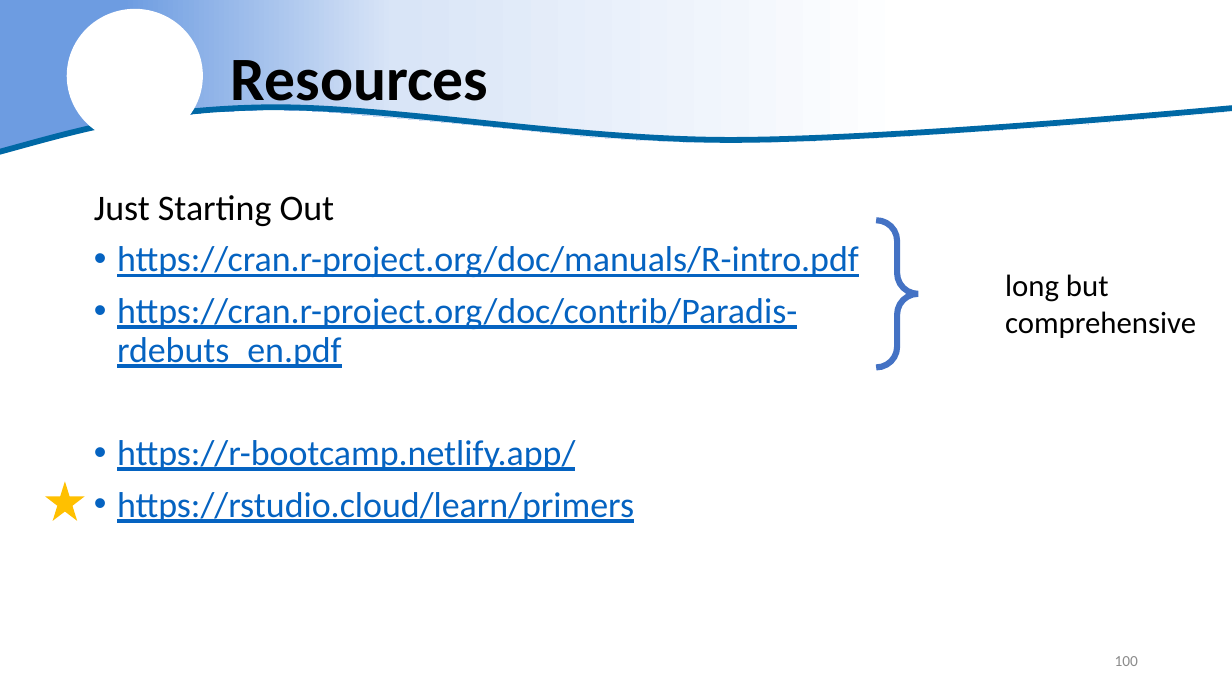
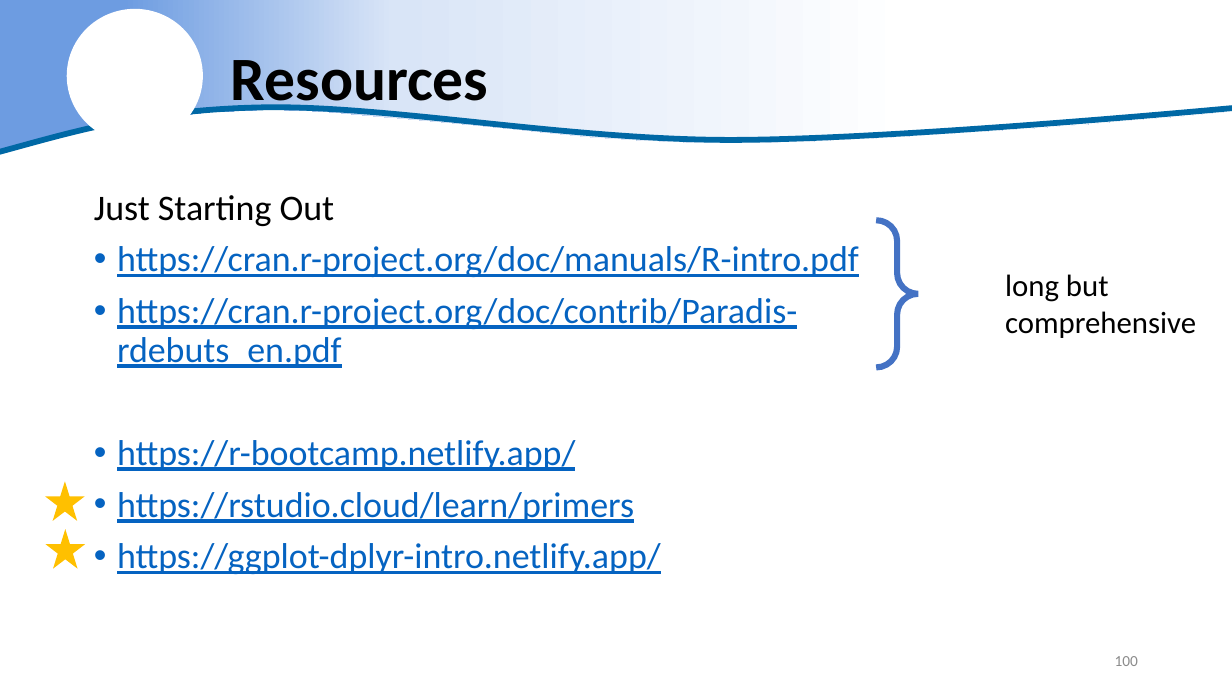
Before and after one commit to justinpriest/R_Intro_ADFG, a slide deck: slide 100 of The Basics of R.pptx. Drawn at 1232x693 pixels with LibreOffice and Linux fonts; fonts in the diff are those of the drawing; background and template pictures are left out. Boxes give left, top, right and bottom in pixels: in the first picture for what was removed or moved away, otherwise in the second. Text is boxed around its words. In the diff, an @@ line names an element or a change of style, - is before the commit and + after.

Commit message:
updated ggplot tutorial

```diff
--- a/The Basics of R.pptx
+++ b/The Basics of R.pptx
@@ star added at <box>45,530,85,569</box>, fill #FFC000 @@
@@ text at <box>117,543,661,574</box>: paragraph added @@
+• https://ggplot-dplyr-intro.netlify.app/
```
Also in this commit, not shown: 1 other slide changed, 3 other files.
